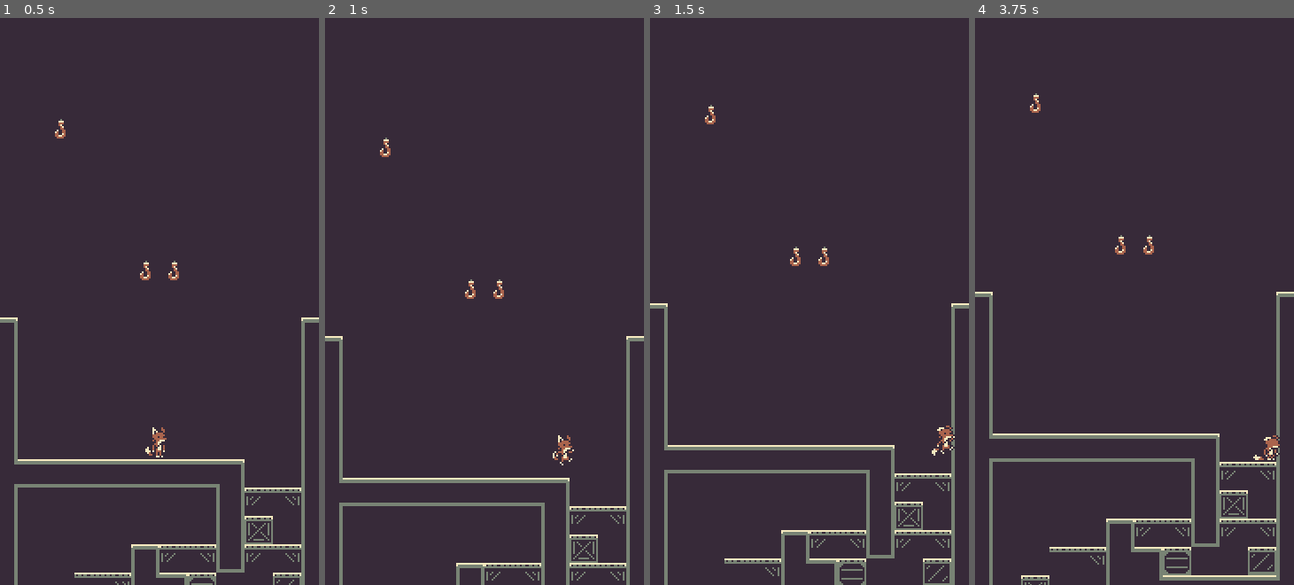
Above: before the commit, frames 1-4 (left to right).
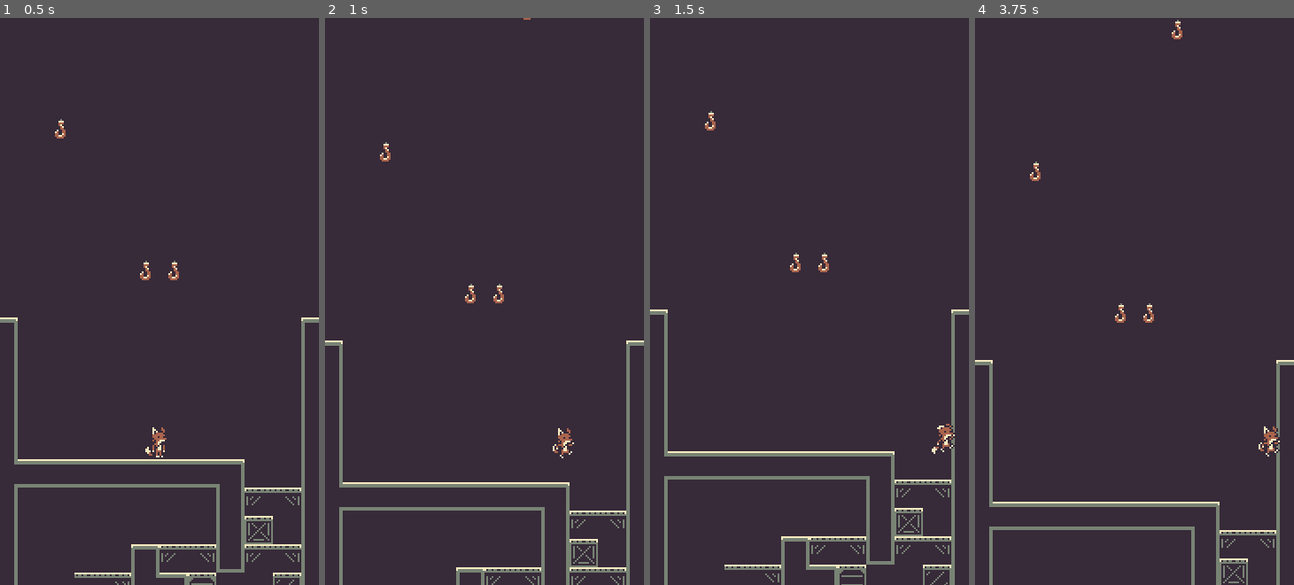
Above: after the commit, the same moments.

Repository: diego-escalante/GO2023-GrapplePack
Game: Godot game, scene res://world/world.tscn
Two runs of this game, one before a commit and one after it. Both use one fixed random seed, a clock stepped at 60 frames per second and the inputs below.
Inputs (mouse positions are in pixels of both pictures, inside the frame that each line leads up to):
- Up to frame 1 (0.5 s): no input
- Up to frame 2 (1 s): tap Enter at 0.5 s; move the mouse to (554, 273) at 0.52 s; press the mouse at (554, 273) at 0.53 s; hold D (right) from 0.53 s (still down); tap W (jump) at 0.77, 0.8 s
- Up to frame 3 (1.5 s): keep holding D (right); tap W (jump) at 1.07, 1.35 s; move the mouse to (745, 329) at 1.27 s; release the mouse at (745, 329) at 1.28 s
- Up to frame 4 (3.75 s): tap W (jump) at 1.52, 1.82, 2.3, 3.02, 3.32 s; click (1070, 329) at 1.55 s; move the mouse to (1166, 176) at 2.02 s; release D (right) at 2.03 s; press the mouse at (1166, 176) at 2.03 s; hold A (left) 2.03-2.78 s; move the mouse to (1118, 414) at 2.77 s; release the mouse at (1118, 414) at 2.78 s; hold D (right) from 2.78 s (still down); tap R at 2.85 s; click (1118, 414) at 3.05 s; move the mouse to (1230, 386) at 3.52 s; press the mouse at (1230, 386) at 3.53 s

Frame 1 is identical in both runs. In frame 2, 3.9% of the frame differs, in the area x 0-100%, y 0-100%; in frame 3, 5.2%; in frame 4, 6.0%.

Commit message:
Tweak grappling

Diff:
--- a/common/game_manager.gd
+++ b/common/game_manager.gd
@@ -14,10 +14,9 @@
 					get_tree().reload_current_scene()
 
 		# Prod commands
-		else:
-			match key_event.keycode:
-				KEY_F11:
-					if DisplayServer.window_get_mode() == DisplayServer.WINDOW_MODE_WINDOWED:
-						DisplayServer.window_set_mode(DisplayServer.WINDOW_MODE_FULLSCREEN)
-					else:
-						DisplayServer.window_set_mode(DisplayServer.WINDOW_MODE_WINDOWED)
+		match key_event.keycode:
+			KEY_F11:
+				if DisplayServer.window_get_mode() == DisplayServer.WINDOW_MODE_WINDOWED:
+					DisplayServer.window_set_mode(DisplayServer.WINDOW_MODE_FULLSCREEN)
+				else:
+					DisplayServer.window_set_mode(DisplayServer.WINDOW_MODE_WINDOWED)
--- a/objects/Hook.tscn
+++ b/objects/Hook.tscn
@@ -8,7 +8,7 @@
 region = Rect2(176, 96, 16, 16)
 
 [sub_resource type="CircleShape2D" id="CircleShape2D_rhvr7"]
-radius = 8.0
+radius = 16.0
 
 [node name="Hook" type="Sprite2D"]
 texture = SubResource("AtlasTexture_v7sgt")
--- a/player/player.gd
+++ b/player/player.gd
@@ -9,7 +9,7 @@
 @export var _jump_distance := 1.5
 @export var _jump_min_height := 0.5
 @export var _fall_distance := 1.2
-@export var _terminal_velocity := 7.0
+@export var _terminal_velocity := 14.0
 @export var _grapple_base_pull_speed := 2.0
 
 @onready var _acceleration := (_run_speed / _time_to_run_speed) if _time_to_run_speed > 0 else -1.0
@@ -60,9 +60,8 @@
 	# Grapple Physics.
 	if _grapple.is_hooked():
 		var grapple_velocity = _grapple.get_direction() * _grapple_base_pull_speed * GameConsts.PIXELS_PER_UNIT
-		grapple_velocity.y *= 0.55 if grapple_velocity.y > 0 else 1.65
-		if sign(grapple_velocity.x) != sign(input.get("h_axis")):
-			grapple_velocity.x *= 0.7
+		grapple_velocity.y *= 0.6 if grapple_velocity.y > 0 else 1.1
+		grapple_velocity.x *= 0.8 if sign(grapple_velocity.x) != sign(input.get("h_axis")) else 1.2
 		velocity += grapple_velocity
 
 	# Drop.
--- a/player/player.tscn
+++ b/player/player.tscn
@@ -184,7 +184,8 @@
 collision_layer = 2
 collision_mask = 9
 script = ExtResource("1_ufqt5")
-_terminal_velocity = 14.0
+_jump_distance = 2.0
+_fall_distance = 2.0
 
 [node name="Grapple" parent="." instance=ExtResource("6_quhdi")]
 
